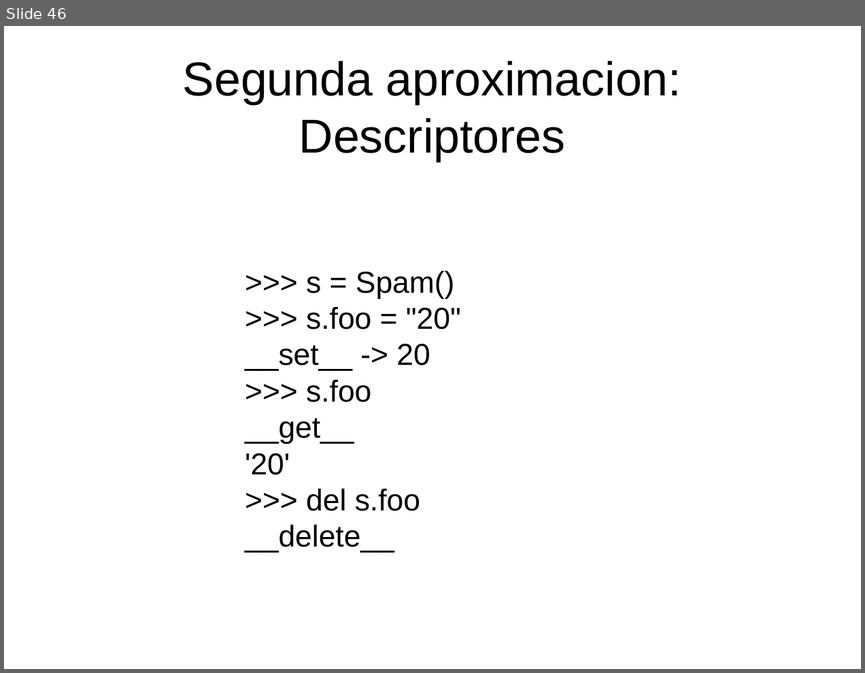
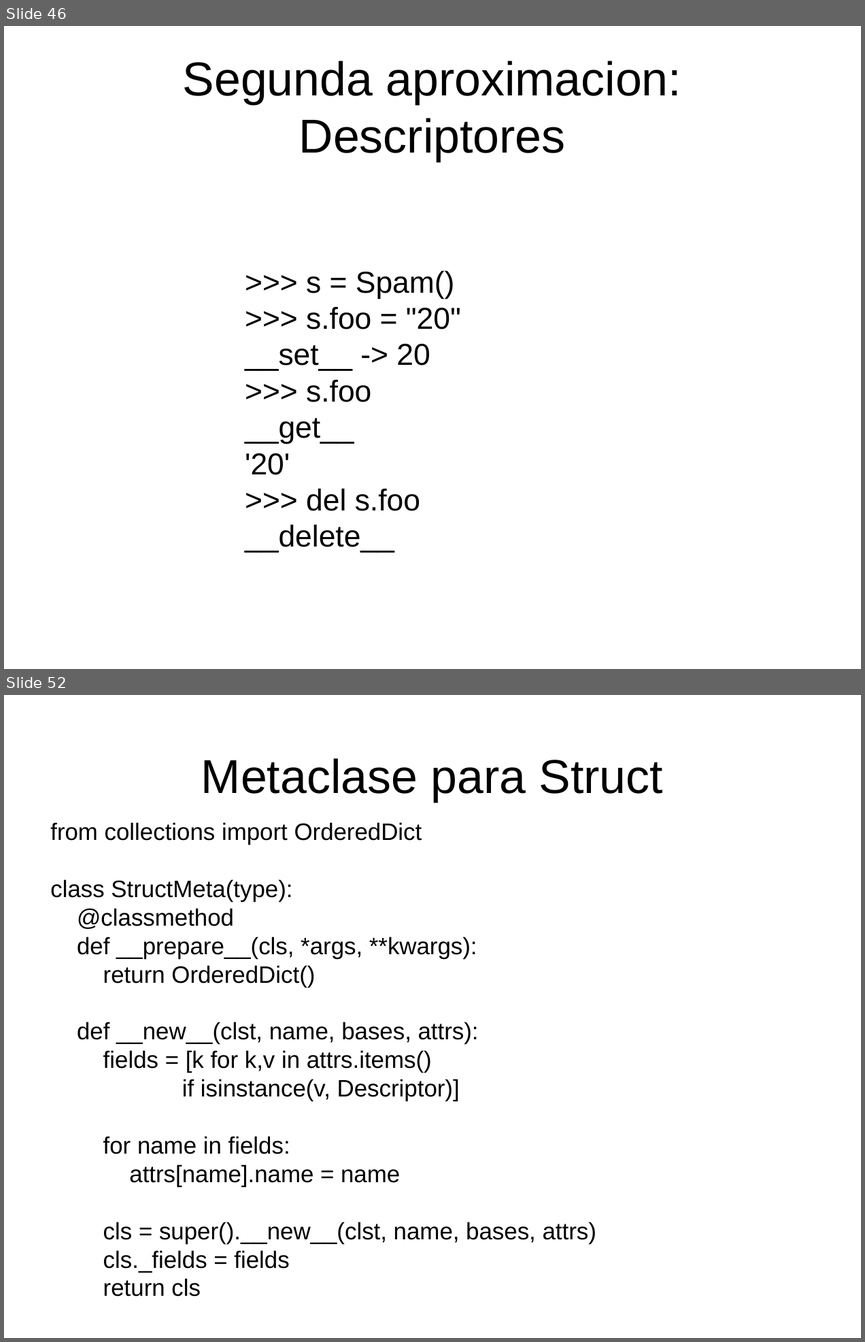
Before and after one commit to niwinz/niwi-slides, a slide deck: meta-py3/slides.odp. Shown one above the other, each under a label of ours: slide 46 before the commit, slides 46 and 52 after it; the slides between them are not shown. The pictures are 865x673 and 865x1342 pixels, drawn with LibreOffice and Linux fonts; fonts in the diff are those of the drawing. Boxes give left, top, right and bottom in pixels: in the first picture for what was removed or moved away, otherwise in the second. Text is boxed around its words. In the diff, an @@ line names an element or a change of style, - is before the commit and + after.

Commit message:
Update py3-meta slides.

```diff
--- a/meta-py3/slides.odp
+++ b/meta-py3/slides.odp
@@ slide 52 added at [4, 695, 861, 1338], background #FFFFFF @@
@@ title added at [201, 758, 663, 802], 44 pt, text #000000 @@
+Metaclase para Struct
@@ text added at [50, 822, 596, 1296], 22 pt, text #000000 @@
+from collections import OrderedDict
+class StructMeta(type):
+@classmethod
+def __prepare__(cls, *args, **kwargs):
+return OrderedDict()
+def __new__(clst, name, bases, attrs):
+fields = [k for k,v in attrs.items()
+if isinstance(v, Descriptor)]
+for name in fields:
+attrs[name].name = name
+cls = super().__new__(clst, name, bases, attrs)
+cls._fields = fields
+return cls
```
Also in this commit, not shown: 2 slides changed, 18 other slides added.
